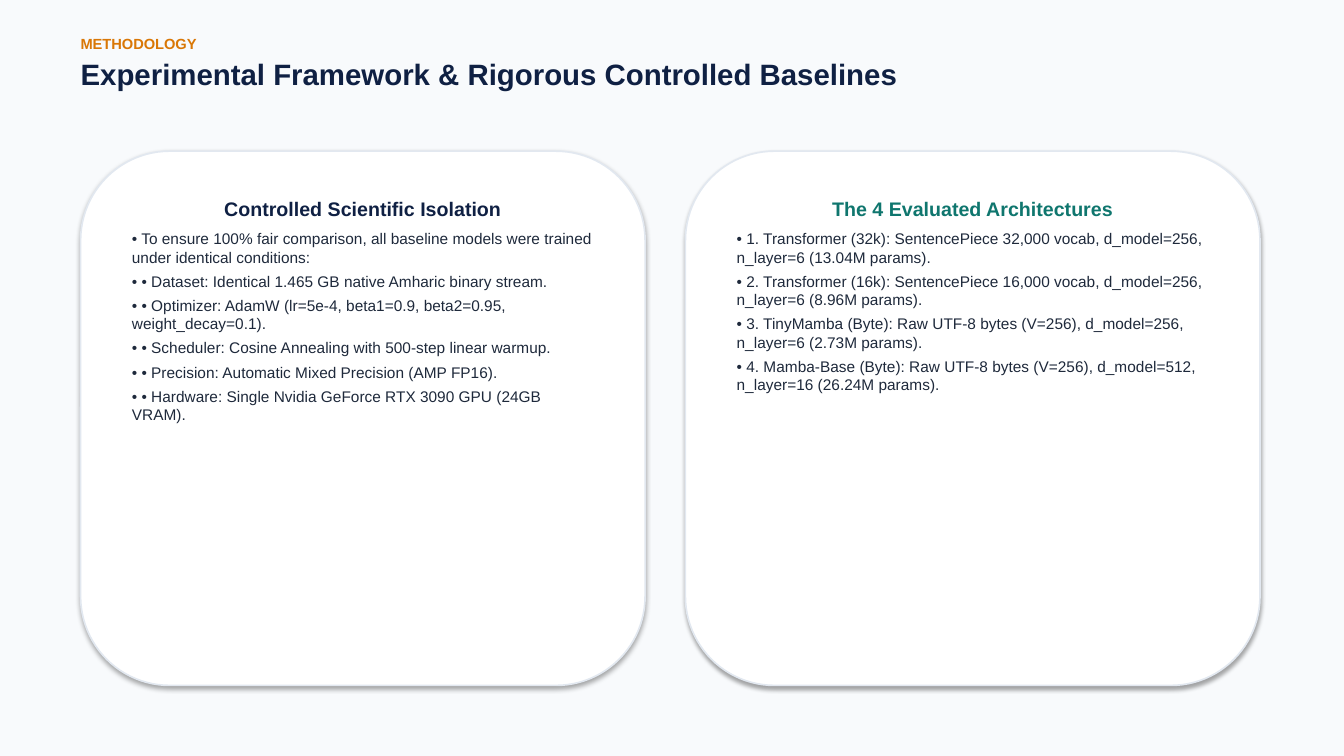
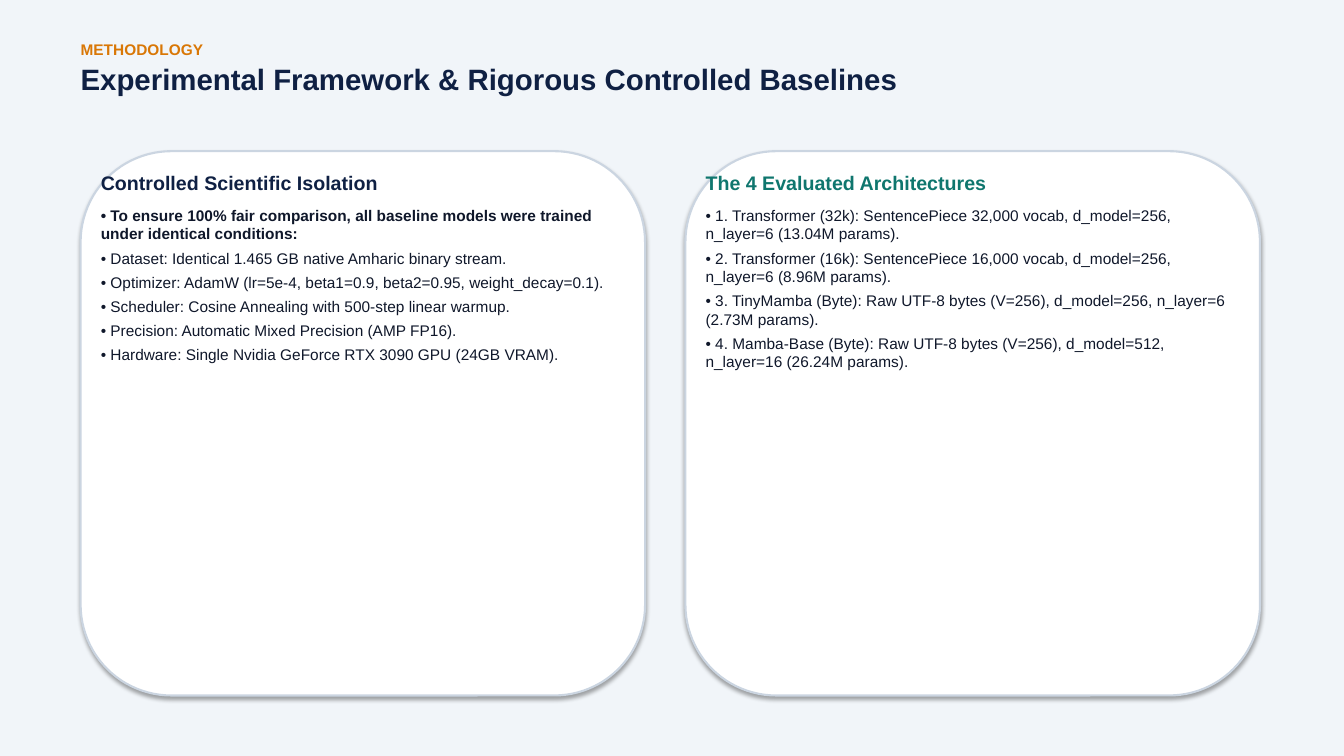
Before and after one commit to BekiChemeda/ML-Research, a slide deck: slide 18 of AMHARIC_MAMBA_PRESENTATION.pptx. Drawn at 1344x756 pixels with LibreOffice and Linux fonts; fonts in the diff are those of the drawing. Boxes give left, top, right and bottom in pixels: in the first picture for what was removed or moved away, otherwise in the second. Text is boxed around its words. In the diff, an @@ line names an element or a change of style, - is before the commit and + after.

Commit message:
Fix text rendering across all 31 slides in PPTX and PDF

```diff
--- a/AMHARIC_MAMBA_PRESENTATION.pptx
+++ b/AMHARIC_MAMBA_PRESENTATION.pptx
@@ background #F8FAFC to #F1F5F9 @@
@@ text at bbox=[81, 44, 204, 55]: size 10.5 to 11 pt in "METHODOLOGY" @@
@@ rounded rectangle: place and size @@
-rounded rectangle at bbox=[81, 151, 645, 686]
+rounded rectangle at bbox=[81, 151, 645, 696]
@@ rounded rectangle at bbox=[81, 151, 645, 696]: outline #E2E8F0 1.2 pt to #CBD5E1 1.5 pt @@
@@ text added at bbox=[101, 175, 603, 363], 11 pt, text #0F172A @@
+Controlled Scientific Isolation
+• To ensure 100% fair comparison, all baseline models were trained under identical conditions:
+• Dataset: Identical 1.465 GB native Amharic binary stream.
+• Optimizer: AdamW (lr=5e-4, beta1=0.9, beta2=0.95, weight_decay=0.1).
+• Scheduler: Cosine Annealing with 500-step linear warmup.
+• Precision: Automatic Mixed Precision (AMP FP16).
+• Hardware: Single Nvidia GeForce RTX 3090 GPU (24GB VRAM).
@@ rounded rectangle added at bbox=[686, 151, 1260, 696], fill #FFFFFF, outline #CBD5E1 1.5 pt @@
@@ text "The 4 Evaluated Architectures": place and size @@
-text "The 4 Evaluated Architectures" at bbox=[686, 151, 1260, 686]
+text "The 4 Evaluated Architectures" at bbox=[706, 175, 1225, 371]
@@ text "The 4 Evaluated Architectures" at bbox=[706, 175, 1225, 371]: text colour #1E293B to #0F172A; alignment centre to left; more space between paragraphs; fill #FFFFFF to none; outline #E2E8F0 1.2 pt to none; shadow off @@
@@ text in rounded rectangle at bbox=[132, 201, 591, 423]: text removed @@
-Controlled Scientific Isolation
-• To ensure 100% fair comparison, all baseline models were trained under identical conditions:
-• • Dataset: Identical 1.465 GB native Amharic binary stream.
-• • Optimizer: AdamW (lr=5e-4, beta1=0.9, beta2=0.95, weight_decay=0.1).
-• • Scheduler: Cosine Annealing with 500-step linear warmup.
-• • Precision: Automatic Mixed Precision (AMP FP16).
-• • Hardware: Single Nvidia GeForce RTX 3090 GPU (24GB VRAM).
```
Also in this commit, not shown: 29 other slides changed, 1 other file.
